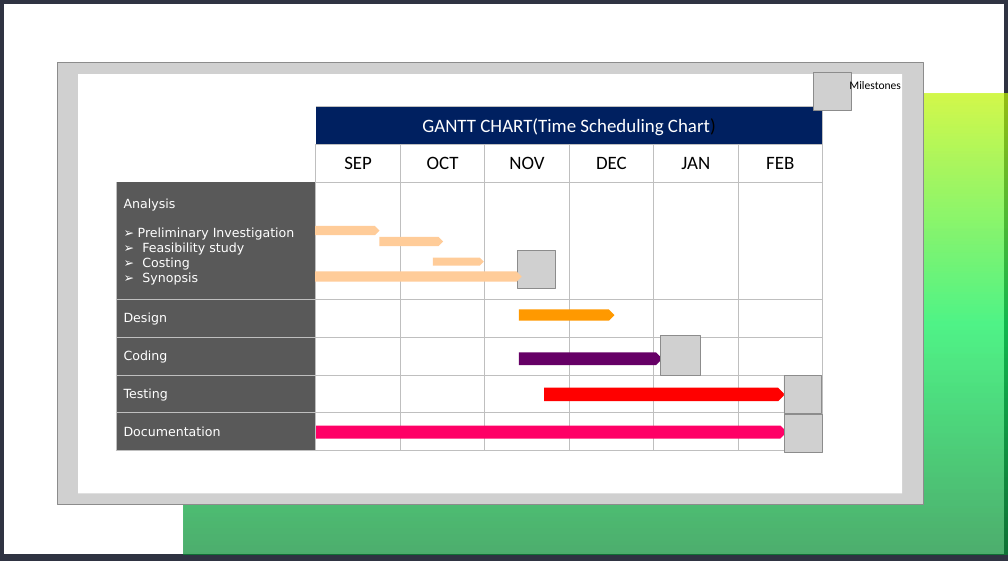
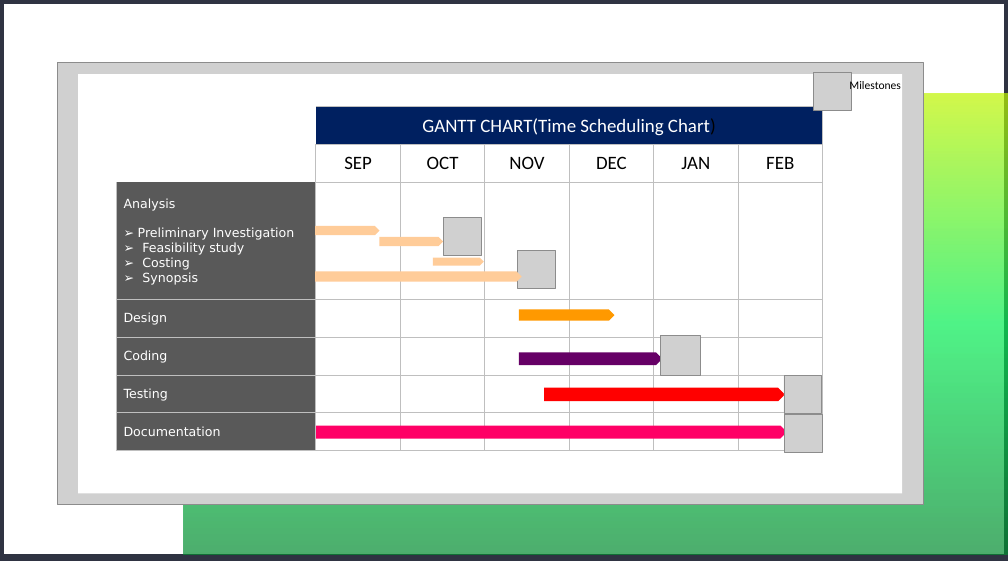
Before and after one commit to vikarnjha/School-Fee-Management-System, a slide deck: slide 14 of SFMS PPT.pptx (slide 15 before the commit). Drawn at 1008x567 pixels with LibreOffice and Linux fonts; fonts in the diff are those of the drawing; grey boxes stand for pictures. Boxes give left, top, right and bottom in pixels: in the first picture for what was removed or moved away, otherwise in the second. Text is boxed around its words. In the diff, an @@ line names an element or a change of style, - is before the commit and + after.

Commit message:
minor changes in PPT

```diff
--- a/SFMS PPT.pptx
+++ b/SFMS PPT.pptx
@@ picture added at bbox=[444, 218, 482, 256] @@
```
Also in this commit, not shown: 1 slide removed.
